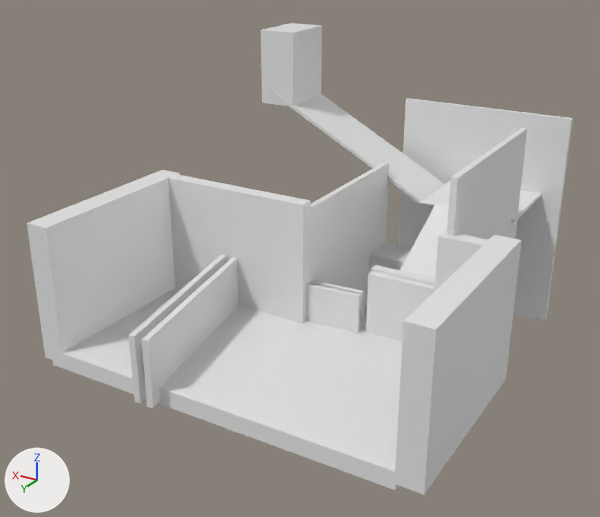
One commit to the glTF model src/assets/places/stairy/stairy.glb: the scene before it, then after it.
The view is the same before and after, from a 50 mm camera at (-49.0, 67.2, 46.3) aimed at (-1.7, -11.6, 6.9). Lighting does not change. The marker at lower left points along +X, +Y and +Z. Where no turn or scale is listed for an object, it has been applied to the vertices. Vertices at the same position are counted once.

Names of what the first picture shows: 'camBox_left_door_camera.1', 'camBox_room_camera.2', 'camBox_room_camera.3', 'door_to_roof', 'floor_1', 'wall_1', 'wall_2', 'wall_3', 'wall_4', 'wall_5', 'wall_6', 'wall_7'.
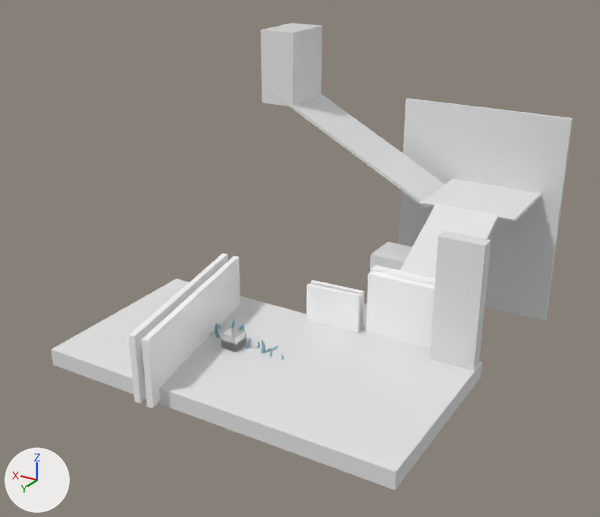
What differs and where, as boxes (x1, y1, x2, y2) in the pictures (600 x 517 px):
'wall_3', reshaped (not visible afterwards)
    before: (395, 235, 521, 495)
'wall_4', reshaped (not visible afterwards)
    before: (27, 170, 180, 360)
'wall_2', reshaped
    before: (166, 174, 311, 323)
    after: (221, 328, 246, 352)
'wall_6', reshaped
    before: (310, 162, 389, 307)
    after: (215, 318, 278, 357)
part 4 of me_cube_005, added
    after: (215, 318, 278, 357)
part 5 of me_cube_005, deleted
    before: (310, 162, 389, 307)
part 6 of me_cube_006, added
    after: (210, 317, 284, 359)
part 7 of me_cube_006, deleted
    before: (447, 128, 527, 240)
'wall_5', unchanged, uncovered by the edit
    before: (434, 231, 488, 291)
    after: (430, 231, 491, 371)

Patch to the scene script:
```diff
--- a/src/assets/places/stairy/stairy.glb.py
+++ b/src/assets/places/stairy/stairy.glb.py
@@ mat_material_6 @@
+mat_material_6 = bpy.data.materials.new('Material_6')
+mat_material_6.use_nodes = True; mat_material_6.node_tree.nodes.clear()
+_N = mat_material_6.node_tree.nodes; _L = mat_material_6.node_tree.links
+n0 = _N.new('ShaderNodeBsdfPrincipled'); n0.name = 'Principled BSDF'
+n0.inputs[2].default_value = 0.25  # 'Roughness'
+n1 = _N.new('ShaderNodeOutputMaterial'); n1.name = 'Material Output'
+n2 = _N.new('ShaderNodeVertexColor'); n2.name = 'Color Attribute'
+_L.new(n0.outputs[0], n1.inputs[0])  # 'BSDF' to 'Surface'
+_L.new(n2.outputs[0], n0.inputs[0])  # 'Color' to 'Base Color'
@@ mat_material_5 @@
+mat_material_5 = bpy.data.materials.new('Material_5')
+mat_material_5.use_nodes = True; mat_material_5.node_tree.nodes.clear()
+_N = mat_material_5.node_tree.nodes; _L = mat_material_5.node_tree.links
+n0 = _N.new('ShaderNodeBsdfPrincipled'); n0.name = 'Principled BSDF'
+n0.inputs[2].default_value = 0.25  # 'Roughness'
+n1 = _N.new('ShaderNodeOutputMaterial'); n1.name = 'Material Output'
+n2 = _N.new('ShaderNodeVertexColor'); n2.name = 'Color Attribute'
+_L.new(n0.outputs[0], n1.inputs[0])  # 'BSDF' to 'Surface'
+_L.new(n2.outputs[0], n0.inputs[0])  # 'Color' to 'Base Color'
@@ mat_material_3 @@
+mat_material_3 = bpy.data.materials.new('Material_3')
+mat_material_3.use_nodes = True; mat_material_3.node_tree.nodes.clear()
+_N = mat_material_3.node_tree.nodes; _L = mat_material_3.node_tree.links
+n0 = _N.new('ShaderNodeBsdfPrincipled'); n0.name = 'Principled BSDF'
+n0.inputs[2].default_value = 0.25  # 'Roughness'
+n1 = _N.new('ShaderNodeOutputMaterial'); n1.name = 'Material Output'
+n2 = _N.new('ShaderNodeVertexColor'); n2.name = 'Color Attribute'
+_L.new(n0.outputs[0], n1.inputs[0])  # 'BSDF' to 'Surface'
+_L.new(n2.outputs[0], n0.inputs[0])  # 'Color' to 'Base Color'
@@ mat_material_2 @@
+mat_material_2 = bpy.data.materials.new('Material_2')
+mat_material_2.use_nodes = True; mat_material_2.node_tree.nodes.clear()
+_N = mat_material_2.node_tree.nodes; _L = mat_material_2.node_tree.links
+n0 = _N.new('ShaderNodeBsdfPrincipled'); n0.name = 'Principled BSDF'
+n0.inputs[2].default_value = 0.25  # 'Roughness'
+n1 = _N.new('ShaderNodeOutputMaterial'); n1.name = 'Material Output'
+n2 = _N.new('ShaderNodeVertexColor'); n2.name = 'Color Attribute'
+_L.new(n0.outputs[0], n1.inputs[0])  # 'BSDF' to 'Surface'
+_L.new(n2.outputs[0], n0.inputs[0])  # 'Color' to 'Base Color'
@@ mat_material_1 @@
+mat_material_1 = bpy.data.materials.new('Material_1')
+mat_material_1.use_nodes = True; mat_material_1.node_tree.nodes.clear()
+_N = mat_material_1.node_tree.nodes; _L = mat_material_1.node_tree.links
+n0 = _N.new('ShaderNodeBsdfPrincipled'); n0.name = 'Principled BSDF'
+n0.inputs[2].default_value = 0.25  # 'Roughness'
+n1 = _N.new('ShaderNodeOutputMaterial'); n1.name = 'Material Output'
+n2 = _N.new('ShaderNodeVertexColor'); n2.name = 'Color Attribute'
+_L.new(n0.outputs[0], n1.inputs[0])  # 'BSDF' to 'Surface'
+_L.new(n2.outputs[0], n0.inputs[0])  # 'Color' to 'Base Color'
@@ me_cube_001 @@
-me_cube_001.from_pydata(...)  # 8 vertices, 12 faces; spans x -3.8..16.2, y -10.6..-8.8, z -0.2..14.9
-me_cube_001.materials.append(mat_material)  # white #e7e7e7
+me_cube_001.from_pydata(...)  # 16 vertices, 28 faces; spans x -1.0..1.0, y -1.0..1.0, z -1.0..1.7
+# me_cube_001 part 1: the whole mesh is rebuilt
+me_cube_001.materials.append(mat_material_1)
@@ me_cube_002 @@
-me_cube_002.from_pydata(...)  # 8 vertices, 12 faces; spans x -28.1..-25.2, y -11.2..11.2, z -1.4..14.9
-me_cube_002.materials.append(mat_material)  # white #e7e7e7
+me_cube_002.from_pydata(...)  # 16 vertices, 28 faces; spans x -1.0..1.0, y -1.0..1.0, z -1.0..1.7
+# me_cube_002 part 2: 8 vertices removed from x -28.1..-25.2, y -11.2..11.2, z -1.4..14.9
+me_cube_002.materials.append(mat_material_2)
@@ me_cube_003 @@
-me_cube_003.from_pydata(...)  # 8 vertices, 12 faces; spans x 15.6..18.4, y -11.2..11.2, z -1.4..14.9
-me_cube_003.materials.append(mat_material)  # white #e7e7e7
+me_cube_003.from_pydata(...)  # 8822 vertices, 17640 faces; spans x -7.1..5.9, y -3.6..0.1, z -2.5..3.1
+# me_cube_003 part 3: 8 vertices removed from x 15.6..18.4, y -11.2..11.2, z -1.4..14.9
+me_cube_003.materials.append(mat_material_3)
@@ me_cube_005 @@
-me_cube_005.from_pydata(...)  # 8 vertices, 12 faces; spans x -3.7..-3.0, y -31.7..-10.3, z -6.0..14.0
-me_cube_005.materials.append(mat_material)  # white #e7e7e7
+me_cube_005.from_pydata(...)  # 8822 vertices, 17640 faces; spans x -7.1..5.9, y -3.6..0.1, z -2.5..3.1
+# me_cube_005 part 4: 8822 vertices added at x -7.1..5.9, y -3.6..0.1, z -2.5..3.1
+# me_cube_005 part 5: 8 vertices removed from x -3.7..-3.0, y -31.7..-10.3, z -6.0..14.0
+me_cube_005.materials.append(mat_material_5)
@@ me_cube_006 @@
-me_cube_006.from_pydata(...)  # 8 vertices, 12 faces; spans x -21.4..-20.7, y -32.9..-9.6, z -6.0..20.8
-me_cube_006.materials.append(mat_material)  # white #e7e7e7
+me_cube_006.from_pydata(...)  # 8822 vertices, 17640 faces; spans x -7.1..5.9, y -3.6..0.1, z -2.5..3.1
+# me_cube_006 part 6: 8822 vertices added at x -7.1..5.9, y -3.6..0.1, z -2.5..3.1
+# me_cube_006 part 7: 8 vertices removed from x -21.4..-20.7, y -32.9..-9.6, z -6.0..20.8
+me_cube_006.materials.append(mat_material_6)
```
